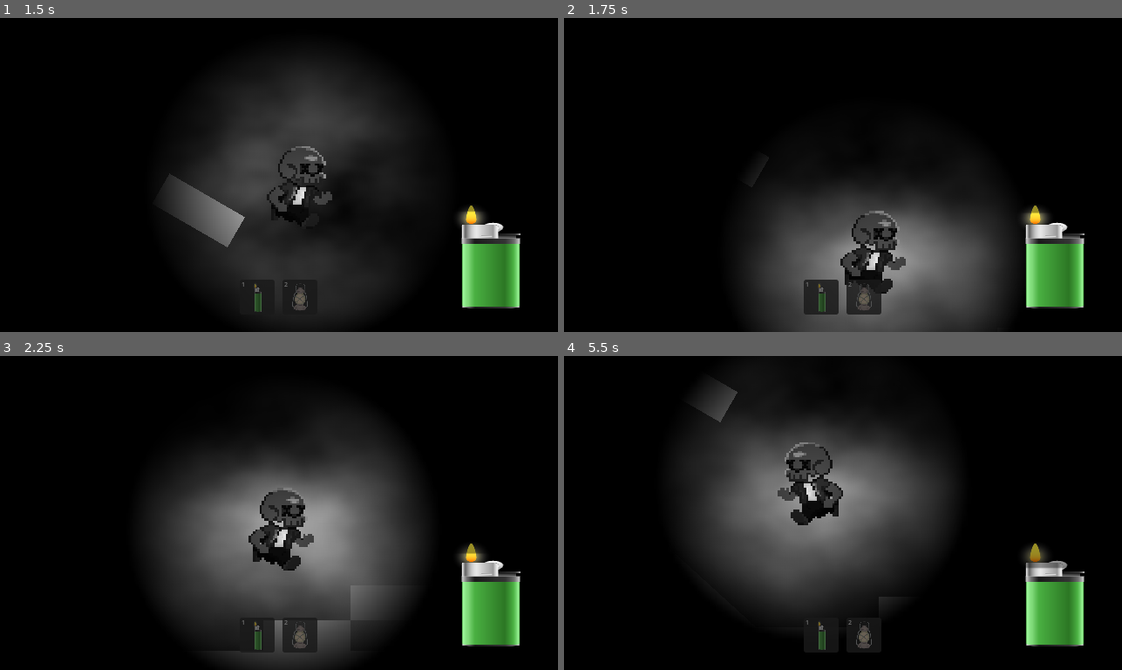
Above: before the commit, frames 1-4 (two rows, left to right).
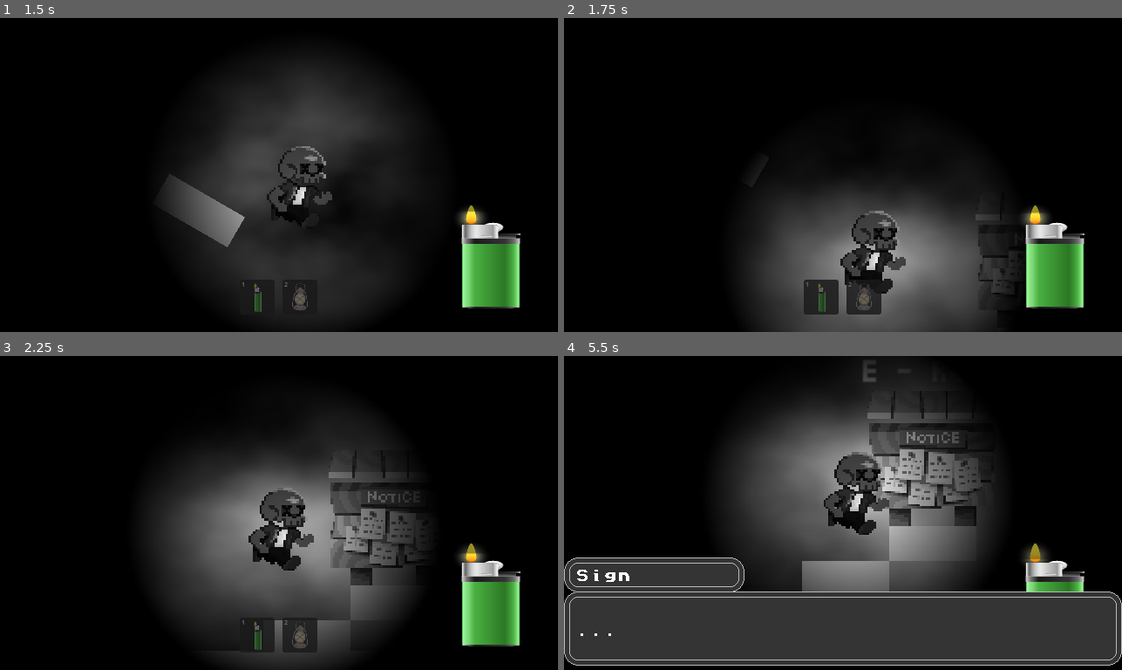
Above: after the commit, the same moments.

Repository: zach-sousa-dev/monochrome-game-jam
Game: Godot game, scene res://scenes/zach-scene.tscn
The game is run twice, just before and just after one commit, with the same random seed, the same clock (stepped at 60 frames per second) and the same inputs. Sound files missing from this copy of the repository are replaced by a short silence.
Inputs (mouse positions are in pixels of both pictures, inside the frame that each line leads up to):
- Up to frame 1 (1.5 s): click (256, 297) at 0.52 s; tap Enter at 1.25 s; move the mouse to (401, 159) at 1.27 s; hold D (right) from 1.28 s (still down); tap E (interact, bound only after the commit) at 1.35 s
- Up to frame 2 (1.75 s): keep holding D (right); tap Space (jump) at 1.52, 1.55 s
- Up to frame 3 (2.25 s): tap Space (jump) at 1.82, 2.1 s; move the mouse to (167, 528) at 2.02 s; release D (right) at 2.03 s; hold A (left) from 2.03 s (still down)
- Up to frame 4 (5.5 s): tap Space (jump) at 2.27, 2.57, 3.05, 3.77, 4.07, 4.52, 4.55, 4.82, 5.27 s; tap E (interact, bound only after the commit) at 2.3, 3.8, 4.35, 5.3 s; move the mouse to (898, 443) at 2.77 s; release A (left) at 2.78 s; hold Mouse wheel up (item_next) 2.78-3.53 s; hold D (right) 2.78-4.28 s; move the mouse to (815, 575) at 3.52 s; tap Mouse wheel down (item_prev) at 3.6 s; move the mouse to (1010, 560) at 4.27 s; hold A (left) from 4.28 s (still down); move the mouse to (675, 465) at 5.02 s; tap Enter at 5.1 s

Frame 1 is identical in both runs. In frame 2, 0.1% of the frame differs, in the area x 73-80%, y 62-89%; in frame 3, 2.2%; in frame 4, 52%, in the area x 0-100%, y 1-99%.

Commit message:
finished npc

Diff:
--- a/project.godot
+++ b/project.godot
@@ -36,6 +36,31 @@
 
 [input]
 
+up={
+"deadzone": 0.2,
+"events": [Object(InputEventKey,"resource_local_to_scene":false,"resource_name":"","device":-1,"window_id":0,"alt_pressed":false,"shift_pressed":false,"ctrl_pressed":false,"meta_pressed":false,"pressed":false,"keycode":0,"physical_keycode":87,"key_label":0,"unicode":119,"location":0,"echo":false,"script":null)
+]
+}
+down={
+"deadzone": 0.2,
+"events": [Object(InputEventKey,"resource_local_to_scene":false,"resource_name":"","device":-1,"window_id":0,"alt_pressed":false,"shift_pressed":false,"ctrl_pressed":false,"meta_pressed":false,"pressed":false,"keycode":0,"physical_keycode":83,"key_label":0,"unicode":115,"location":0,"echo":false,"script":null)
+]
+}
+left={
+"deadzone": 0.2,
+"events": [Object(InputEventKey,"resource_local_to_scene":false,"resource_name":"","device":-1,"window_id":0,"alt_pressed":false,"shift_pressed":false,"ctrl_pressed":false,"meta_pressed":false,"pressed":false,"keycode":0,"physical_keycode":65,"key_label":0,"unicode":97,"location":0,"echo":false,"script":null)
+]
+}
+right={
+"deadzone": 0.2,
+"events": [Object(InputEventKey,"resource_local_to_scene":false,"resource_name":"","device":-1,"window_id":0,"alt_pressed":false,"shift_pressed":false,"ctrl_pressed":false,"meta_pressed":false,"pressed":false,"keycode":0,"physical_keycode":68,"key_label":0,"unicode":100,"location":0,"echo":false,"script":null)
+]
+}
+jump={
+"deadzone": 0.2,
+"events": [Object(InputEventKey,"resource_local_to_scene":false,"resource_name":"","device":-1,"window_id":0,"alt_pressed":false,"shift_pressed":false,"ctrl_pressed":false,"meta_pressed":false,"pressed":false,"keycode":0,"physical_keycode":32,"key_label":0,"unicode":32,"location":0,"echo":false,"script":null)
+]
+}
 item_next={
 "deadzone": 0.2,
 "events": [Object(InputEventMouseButton,"resource_local_to_scene":false,"resource_name":"","device":-1,"window_id":0,"a …(253 unchanged characters)…
@@ -49,21 +74,6 @@
 use_item={
 "deadzone": 0.2,
 "events": []
-}
-jump={
-"deadzone": 0.2,
-"events": [Object(InputEventKey,"resource_local_to_scene":false,"resource_name":"","device":-1,"window_id":0,"alt_pressed":false,"shift_pressed":false,"ctrl_pressed":false,"meta_pressed":false,"pressed":false,"keycode":0,"physical_keycode":32,"key_label":0,"unicode":32,"location":0,"echo":false,"script":null)
-]
-}
-left={
-"deadzone": 0.2,
-"events": [Object(InputEventKey,"resource_local_to_scene":false,"resource_name":"","device":-1,"window_id":0,"alt_pressed":false,"shift_pressed":false,"ctrl_pressed":false,"meta_pressed":false,"pressed":false,"keycode":0,"physical_keycode":65,"key_label":0,"unicode":97,"location":0,"echo":false,"script":null)
-]
-}
-right={
-"deadzone": 0.2,
-"events": [Object(InputEventKey,"resource_local_to_scene":false,"resource_name":"","device":-1,"window_id":0,"alt_pressed":false,"shift_pressed":false,"ctrl_pressed":false,"meta_pressed":false,"pressed":false,"keycode":0,"physical_keycode":68,"key_label":0,"unicode":100,"location":0,"echo":false,"script":null)
-]
 }
 slot_1={
 "deadzone": 0.2,
@@ -80,6 +90,11 @@
 "events": [Object(InputEventKey,"resource_local_to_scene":false,"resource_name":"","device":-1,"window_id":0,"alt_press …(191 unchanged characters)…
 ]
 }
+interact={
+"deadzone": 0.2,
+"events": [Object(InputEventKey,"resource_local_to_scene":false,"resource_name":"","device":-1,"window_id":0,"alt_pressed":false,"shift_pressed":false,"ctrl_pressed":false,"meta_pressed":false,"pressed":false,"keycode":0,"physical_keycode":69,"key_label":0,"unicode":101,"location":0,"echo":false,"script":null)
+]
+}
 
 [physics]
 
--- a/scenes/npc/dialog-box.tscn
+++ b/scenes/npc/dialog-box.tscn
@@ -1,4 +1,7 @@
 [gd_scene format=3 uid="uid://gao4s5yay046"]
+
+[ext_resource type="Theme" uid="uid://x1haa1fvyc6g" path="res://scenes/npc/dialog.tres" id="1_1fjcx"]
+[ext_resource type="Script" uid="uid://c27lusxxfhtmm" path="res://scenes/npc/dialog_box.gd" id="1_6nf5r"]
 
 [node name="DialogBox" type="Control" unique_id=1060565242]
 layout_mode = 3
@@ -7,18 +10,58 @@
 anchor_bottom = 1.0
 grow_horizontal = 2
 grow_vertical = 2
+script = ExtResource("1_6nf5r")
 
-[node name="PanelContainer" type="PanelContainer" parent="." unique_id=565916103]
+[node name="CanvasLayer" type="CanvasLayer" parent="." unique_id=453013195]
+layer = 5
+
+[node name="DialogPanel" type="Panel" parent="CanvasLayer" unique_id=780452119]
+texture_filter = 1
+offset_top = 270.0
+offset_right = 640.0
+offset_bottom = 355.0
+theme = ExtResource("1_1fjcx")
+
+[node name="MarginContainer" type="MarginContainer" parent="CanvasLayer/DialogPanel" unique_id=1043559877]
 layout_mode = 0
-offset_top = 224.0
 offset_right = 640.0
-offset_bottom = 360.0
+offset_bottom = 90.0
+theme_override_constants/margin_left = 13
+theme_override_constants/margin_top = 13
+theme_override_constants/margin_right = 13
+theme_override_constants/margin_bottom = 13
 
-[node name="RichTextLabel" type="RichTextLabel" parent="PanelContainer" unique_id=1918968700]
+[node name="DialogLabel" type="RichTextLabel" parent="CanvasLayer/DialogPanel/MarginContainer" unique_id=1918968700]
 layout_mode = 2
-text = "Ah, fella, don't hate me 'cause I'm beautiful, fella
-Maybe if you got rid of that old yee-yee ass haircut you got you'd get some bitches on your dick
-Oh, better yet, maybe Tanisha'll call your dog-ass if she ever stop fuckin' with that brain surgeon or lawyer she fucking with
-Fella..."
+offset_transform_enabled = true
+text = "Ah, fella, don't hate me 'cause I'm beautiful, fella. Ah, fella, don't hate me 'cause I'm beautiful, fella.
+"
 fit_content = true
 scroll_active = false
+vertical_alignment = 1
+
+[node name="NamePanel" type="Panel" parent="CanvasLayer" unique_id=1737369776]
+texture_filter = 1
+offset_top = 231.0
+offset_right = 207.0
+offset_bottom = 271.0
+theme = ExtResource("1_1fjcx")
+
+[node name="MarginContainer" type="MarginContainer" parent="CanvasLayer/NamePanel" unique_id=1044478138]
+layout_mode = 0
+offset_right = 207.0
+offset_bottom = 42.0
+theme_override_constants/margin_left = 13
+theme_override_constants/margin_top = 13
+theme_override_constants/margin_right = 13
+theme_override_constants/margin_bottom = 13
+
+[node name="NameLabel" type="RichTextLabel" parent="CanvasLayer/NamePanel/MarginContainer" unique_id=497292155]
+layout_mode = 2
+offset_transform_enabled = true
+text = "Lamar"
+fit_content = true
+scroll_active = false
+vertical_alignment = 1
+
+[node name="AudioStreamPlayer2D" type="AudioStreamPlayer2D" parent="." unique_id=394093675]
--- /dev/null
+++ b/scenes/npc/dialog.tres
@@ -0,0 +1,21 @@
+[gd_resource type="Theme" format=3 uid="uid://x1haa1fvyc6g"]
+
+[ext_resource type="Texture2D" uid="uid://54cqe6q2g1kr" path="res://assets/ui_assets/placeholder/dialog-box.png" id="1_gapo3"]
+[ext_resource type="FontFile" uid="uid://pfugmateh8a0" path="res://assets/ui_assets/placeholder/omelette_font/ttf/om_large_plain.ttf" id="2_oklal"]
+
+[sub_resource type="StyleBoxTexture" id="StyleBoxTexture_0pea5"]
+content_margin_left = 12.0
+content_margin_top = 12.0
+content_margin_right = 12.0
+content_margin_bottom = 12.0
+texture = ExtResource("1_gapo3")
+texture_margin_left = 13.0
+texture_margin_top = 13.0
+texture_margin_right = 13.0
+texture_margin_bottom = 13.0
+region_rect = Rect2(0, 0, 32, 32)
+
+[resource]
+default_font = ExtResource("2_oklal")
+default_font_size = 0
+Panel/styles/panel = SubResource("StyleBoxTexture_0pea5")
--- /dev/null
+++ b/scenes/npc/dialog_box.gd
@@ -0,0 +1,49 @@
+class_name DialogBox
+extends Control
+
+static var dialog_box_scene: PackedScene = load("res://scenes/npc/dialog-box.tscn")
+
+@onready var name_label = $CanvasLayer/NamePanel/MarginContainer/NameLabel
+@onready var dialog_label = $CanvasLayer/DialogPanel/MarginContainer/DialogLabel
+@onready var voice_player = $"AudioStreamPlayer2D"
+
+@export var dialog_name: String
+@export var dialog_text: String
+@export var letters_per_second: float = 0.1
+@export var voice_sound: AudioStream
+
+var elapsed_time_since_last_letter: float = 0
+
+func _ready() -> void:
+	name_label.text = dialog_name
+	dialog_label.text = dialog_text
+	dialog_label.visible_characters = 0
+	voice_player.stream = voice_sound
+
+func _process(delta: float) -> void:
+	elapsed_time_since_last_letter += delta
+	if elapsed_time_since_last_letter < letters_per_second: return
+
+	elapsed_time_since_last_letter = 0
+
+	if dialog_label.visible_characters < dialog_label.get_total_character_count():
+		dialog_label.visible_characters += 1
+		voice_player.pitch_scale = randf_range(0.85, 1.0)
+		if has_letters(dialog_label.text[dialog_label.visible_characters - 1]): voice_player.play()
+
+# Factory/constructor function
+static func construct_dialog(dialog_name: String, dialog_text: String, letters_per_second: float, voice_sound: AudioStream) -> DialogBox:
+	var new_dialog_box: DialogBox = dialog_box_scene.instantiate()
+	new_dialog_box.dialog_name = dialog_name
+	new_dialog_box.dialog_text = dialog_text
+	new_dialog_box.letters_per_second = letters_per_second
+	new_dialog_box.voice_sound = voice_sound
+	return new_dialog_box
+
+func has_letters(string: String):
+	var regex = RegEx.new()
+	regex.compile("[a-zA-Z]+")
+	if regex.search(str(string)):
+		return true
+	else:
+		return false
--- a/scenes/npc/npc.gd
+++ b/scenes/npc/npc.gd
@@ -1,25 +1,69 @@
+# You shouldn't have to change any code in this script.
+# All options and dialog can be configured and writted in the inspector.
+# If you want to change the look of the NPC, in the Scene panel,
+# right click on the NPC node and enable editable children.
+# Note: If you want an event to occur after the conversation, you can connect
+# to the NPC's dialog_complete signal.
+
+
 extends Node2D
 
-
+@export_category("Config")
 @export var player_group: String
-@export var label_text: String
+@export var interact_label_text: String
 @export var scene_node: NodePath
 
-@onready var label: Label = $Control/Label
+@export_category("Dialog Options")
+@export var seconds_per_letter: float = 0.1
+@export var voice_sound: AudioStream
+@export var speeches: Array[Speech]
+
+@onready var label: RichTextLabel = $InteractLabel
+
+var touching_player: bool = false
+var current_speech_index: int = 0
+var current_dialog_box: DialogBox
+signal dialog_complete
 
 func _ready() -> void:
 	connect("body_entered", _on_body_entered)
 	connect("body_exited", _on_body_exited)
-	label.text = label_text
+	label.text = interact_label_text
 	label.visible = false
+
+
+
+func _process(delta: float) -> void:
+	if Input.is_action_just_pressed("interact") && touching_player:
+	 	# pause time for everything but this, this node's process mode is set to always, so it will ignore this and keep running
+		get_tree().paused = true
+
+		if current_dialog_box: current_dialog_box.queue_free() # remove old dialog
+
+		if current_speech_index > speeches.size() - 1:
+			# end dialog
+			current_speech_index = 0
+			get_tree().paused = false
+			dialog_complete.emit()
+			return
+
+		# construct new dialog box
+		current_dialog_box = DialogBox.construct_dialog(speeches[current_speech_index].name, speeches[current_speech_index].dialog, seconds_per_letter, voice_sound)
+		add_child(current_dialog_box)
+		current_speech_index += 1 # go to next dialog
+
+
 
 func _on_body_entered(body: Node2D) -> void:
 	if not body.is_in_group(player_group): return
 	label.visible = true
-	print("entered")
+	touching_player = true
 	label.reparent(get_node(scene_node))
+
+
 
 func _on_body_exited(body: Node2D) -> void:
 	if not body.is_in_group(player_group): return
 	label.visible = false
+	touching_player = false
 	label.reparent(self)
--- a/scenes/npc/npc.tscn
+++ b/scenes/npc/npc.tscn
@@ -2,7 +2,20 @@
 
 [ext_resource type="Texture2D" uid="uid://hvsf8phswr3l" path="res://assets/sprites/npcs/placeholder/eli1.png" id="1_dpyoa"]
 [ext_resource type="Script" uid="uid://bcw7uxrh0f60n" path="res://scenes/npc/npc.gd" id="1_r4bp4"]
+[ext_resource type="AudioStream" uid="uid://b7eah2nxpvxa1" path="res://assets/sounds/npc/placeholder/talk.wav" id="2_ay68w"]
 [ext_resource type="Texture2D" uid="uid://raeuda7gos8x" path="res://assets/sprites/npcs/placeholder/eli2.png" id="2_r4bp4"]
+[ext_resource type="Script" uid="uid://c66jua0epg6uf" path="res://scenes/npc/speech.gd" id="2_woxlu"]
+[ext_resource type="FontFile" uid="uid://dm1a5r2el8jk0" path="res://assets/ui_assets/placeholder/omelette_font/ttf/om_small_plain.ttf" id="6_ay68w"]
+
+[sub_resource type="Resource" id="Resource_dpyoa"]
+script = ExtResource("2_woxlu")
+metadata/_custom_type_script = "uid://c66jua0epg6uf"
+
+[sub_resource type="Resource" id="Resource_r4bp4"]
+script = ExtResource("2_woxlu")
+name = "Lamar"
+dialog = "Ah, fella, don't hate me 'cause I'm beautiful, fella"
+metadata/_custom_type_script = "uid://c66jua0epg6uf"
 
 [sub_resource type="SpriteFrames" id="SpriteFrames_2vina"]
 animations = [{
@@ -21,14 +34,11 @@
 [sub_resource type="RectangleShape2D" id="RectangleShape2D_q4mm8"]
 size = Vector2(32, 29)
 
-[sub_resource type="CanvasItemMaterial" id="CanvasItemMaterial_dpyoa"]
-light_mode = 1
-
-[sub_resource type="LabelSettings" id="LabelSettings_dpyoa"]
-font_size = 10
-
-[node name="Npc" type="Area2D" unique_id=71207571]
+[node name="NPC" type="Area2D" unique_id=71207571]
+process_mode = 3
 script = ExtResource("1_r4bp4")
+voice_sound = ExtResource("2_ay68w")
+speeches = Array[ExtResource("2_woxlu")]([SubResource("Resource_dpyoa"), SubResource("Resource_r4bp4")])
 
 [node name="AnimatedSprite2D" type="AnimatedSprite2D" parent="." unique_id=9266485]
 texture_filter = 1
@@ -41,21 +51,14 @@
 position = Vector2(0, 1.5)
 shape = SubResource("RectangleShape2D_q4mm8")
 
-[node name="Control" type="Control" parent="." unique_id=1637792268]
-layout_mode = 3
-anchors_preset = 0
-offset_left = -58.0
-offset_top = -27.0
-offset_right = 58.0
-offset_bottom = -13.0
-
-[node name="Label" type="Label" parent="Control" unique_id=2034346182]
-material = SubResource("CanvasItemMaterial_dpyoa")
-layout_mode = 0
-offset_left = 3.0
-offset_right = 113.0
-offset_bottom = 14.0
-text = "[E] Talk"
-label_settings = SubResource("LabelSettings_dpyoa")
+[node name="InteractLabel" type="RichTextLabel" parent="." unique_id=325016164]
+offset_left = -51.0
+offset_top = -31.0
+offset_right = 51.0
+offset_bottom = -15.0
+theme_override_fonts/normal_font = ExtResource("6_ay68w")
+text = "Talk"
+fit_content = true
+scroll_active = false
 horizontal_alignment = 1
 vertical_alignment = 1
--- /dev/null
+++ b/scenes/npc/speech.gd
@@ -0,0 +1,5 @@
+class_name Speech
+extends Resource
+
+@export var name: String = "Franklin"
+@export var dialog: String = "Man, fuck you. I'll see you at work."
--- a/scenes/zach-scene.tscn
+++ b/scenes/zach-scene.tscn
@@ -1,13 +1,125 @@
 [gd_scene format=3 uid="uid://dywlmpj2bq55s"]
 
 [ext_resource type="PackedScene" uid="uid://dd4d7wdo1184u" path="res://scenes/player/player.tscn" id="1_ia4q5"]
+[ext_resource type="Script" uid="uid://c66jua0epg6uf" path="res://scenes/npc/speech.gd" id="2_hrqc2"]
 [ext_resource type="Texture2D" uid="uid://cpi7kaxfadgg2" path="res://assets/sprites/player/placeholder/vignette.png" id="2_ocyxy"]
 [ext_resource type="PackedScene" uid="uid://di5cl76maifjy" path="res://scenes/npc/npc.tscn" id="3_qlt7d"]
+[ext_resource type="Texture2D" uid="uid://sqgomagrdbto" path="res://assets/sprites/npcs/placeholder/sign.png" id="3_rx80j"]
 
 [sub_resource type="FastNoiseLite" id="FastNoiseLite_qlt7d"]
 
 [sub_resource type="NoiseTexture2D" id="NoiseTexture2D_ocyxy"]
 noise = SubResource("FastNoiseLite_qlt7d")
+
+[sub_resource type="Resource" id="Resource_hrqc2"]
+script = ExtResource("2_hrqc2")
+name = "Ile"
+dialog = "That guy over there reeks of..."
+metadata/_custom_type_script = "uid://c66jua0epg6uf"
+
+[sub_resource type="Resource" id="Resource_ga1ex"]
+script = ExtResource("2_hrqc2")
+name = "Ile"
+dialog = "..."
+metadata/_custom_type_script = "uid://c66jua0epg6uf"
+
+[sub_resource type="Resource" id="Resource_o3oms"]
+script = ExtResource("2_hrqc2")
+name = "Ile"
+dialog = "..................."
+metadata/_custom_type_script = "uid://c66jua0epg6uf"
+
+[sub_resource type="Resource" id="Resource_ar3ua"]
+script = ExtResource("2_hrqc2")
+name = "Ile"
+dialog = "........................................."
+metadata/_custom_type_script = "uid://c66jua0epg6uf"
+
+[sub_resource type="Resource" id="Resource_c1iva"]
+script = ExtResource("2_hrqc2")
+name = "You"
+dialog = "Bro what."
+metadata/_custom_type_script = "uid://c66jua0epg6uf"
+
+[sub_resource type="Resource" id="Resource_061we"]
+script = ExtResource("2_hrqc2")
+name = "Ile"
+dialog = "...cheese."
+metadata/_custom_type_script = "uid://c66jua0epg6uf"
+
+[sub_resource type="Resource" id="Resource_rx80j"]
+script = ExtResource("2_hrqc2")
+name = "Sign"
+dialog = "NOTICE"
+metadata/_custom_type_script = "uid://c66jua0epg6uf"
+
+[sub_resource type="Resource" id="Resource_0vcjt"]
+script = ExtResource("2_hrqc2")
+name = "Sign"
+dialog = "Know dis dick in yo mouth!"
+metadata/_custom_type_script = "uid://c66jua0epg6uf"
+
+[sub_resource type="Resource" id="Resource_grteb"]
+script = ExtResource("2_hrqc2")
+name = "Sign"
+dialog = "..."
+metadata/_custom_type_script = "uid://c66jua0epg6uf"
+
+[sub_resource type="Resource" id="Resource_nc6ft"]
+script = ExtResource("2_hrqc2")
+name = "Sign"
+dialog = "Hah, gottem."
+metadata/_custom_type_script = "uid://c66jua0epg6uf"
+
+[sub_resource type="SpriteFrames" id="SpriteFrames_hrqc2"]
+animations = [{
+"frames": [{
+"duration": 1.0,
+"texture": ExtResource("3_rx80j")
+}],
+"loop": 1,
+"name": &"default",
+"speed": 5.0
+}]
+
+[sub_resource type="RectangleShape2D" id="RectangleShape2D_ibh68"]
+size = Vector2(60, 63)
+
+[sub_resource type="Resource" id="Resource_6nf5r"]
+script = ExtResource("2_hrqc2")
+name = "Eli"
+dialog = "...I hate the smell"
+metadata/_custom_type_script = "uid://c66jua0epg6uf"
+
+[sub_resource type="Resource" id="Resource_bl2hb"]
+script = ExtResource("2_hrqc2")
+name = "Eli"
+dialog = "I just think of anesthesia"
+metadata/_custom_type_script = "uid://c66jua0epg6uf"
+
+[sub_resource type="Resource" id="Resource_ibh68"]
+script = ExtResource("2_hrqc2")
+name = "Eli"
+dialog = "..."
+metadata/_custom_type_script = "uid://c66jua0epg6uf"
+
+[sub_resource type="Resource" id="Resource_fiaps"]
+script = ExtResource("2_hrqc2")
+name = "Eli"
+dialog = "reminds me of when I got tubes in my ears"
+metadata/_custom_type_script = "uid://c66jua0epg6uf"
+
+[sub_resource type="Resource" id="Resource_0oo3m"]
+script = ExtResource("2_hrqc2")
+name = "Eli"
+dialog = "the smell was disgusting and the experience was unpleasant"
+metadata/_custom_type_script = "uid://c66jua0epg6uf"
+
+[sub_resource type="Resource" id="Resource_15swg"]
+script = ExtResource("2_hrqc2")
+name = "Eli"
+dialog = "(painful)"
+metadata/_custom_type_script = "uid://c66jua0epg6uf"
 
 [sub_resource type="RectangleShape2D" id="RectangleShape2D_oiw2g"]
 size = Vector2(40, 16)
@@ -47,11 +159,43 @@
 scale = Vector2(2.0234375, 1.4355469)
 texture = SubResource("NoiseTexture2D_ocyxy")
 
-[node name="Npc" parent="." unique_id=1249647520 instance=ExtResource("3_qlt7d")]
+[node name="UselessNPC" parent="." unique_id=71207571 instance=ExtResource("3_qlt7d")]
+position = Vector2(274, 112)
+player_group = "player"
+interact_label_text = "E - Talk"
+scene_node = NodePath("..")
+seconds_per_letter = 0.05
+speeches = Array[ExtResource("2_hrqc2")]([SubResource("Resource_hrqc2"), SubResource("Resource_ga1ex"), SubResource("Resource_o3oms"), SubResource("Resource_ar3ua"), SubResource("Resource_c1iva"), SubResource("Resource_061we")])
+
+[node name="Sign" parent="." unique_id=1423285122 instance=ExtResource("3_qlt7d")]
+position = Vector2(116, 64)
+player_group = "player"
+interact_label_text = "E - Read"
+scene_node = NodePath("..")
+seconds_per_letter = 0.05
+voice_sound = null
+speeches = Array[ExtResource("2_hrqc2")]([SubResource("Resource_rx80j"), SubResource("Resource_0vcjt"), SubResource("Resource_grteb"), SubResource("Resource_nc6ft")])
+
+[node name="AnimatedSprite2D" parent="Sign" index="0" unique_id=9266485]
+sprite_frames = SubResource("SpriteFrames_hrqc2")
+animation = &"default"
+autoplay = ""
+frame_progress = 0.0
+
+[node name="CollisionShape2D" parent="Sign" index="1" unique_id=1584941531]
+shape = SubResource("RectangleShape2D_ibh68")
+
+[node name="InteractLabel" parent="Sign" index="2" unique_id=325016164]
+offset_top = -46.0
+offset_bottom = -30.0
+
+[node name="NPC" parent="." unique_id=1249647520 instance=ExtResource("3_qlt7d")]
 position = Vector2(196, 80)
 player_group = "player"
-label_text = "E"
+interact_label_text = "E - Talk"
 scene_node = NodePath("..")
+seconds_per_letter = 0.05
+speeches = Array[ExtResource("2_hrqc2")]([SubResource("Resource_6nf5r"), SubResource("Resource_bl2hb"), SubResource("Resource_ibh68"), SubResource("Resource_fiaps"), SubResource("Resource_0oo3m"), SubResource("Resource_15swg")])
 
 [node name="Environment" type="Node2D" parent="." unique_id=1869862551]
 
@@ -155,3 +299,5 @@
 position = Vector2(7.6293945e-06, 3.8146973e-06)
 scale = Vector2(0.3273148, 0.3273148)
 texture = ExtResource("2_ocyxy")
+
+[editable path="Sign"]
Not shown, added: assets/sounds/npc/placeholder/talk.wav.import
Binary file added: assets/sprites/npcs/placeholder/sign.png
Not shown, added: assets/sprites/npcs/placeholder/sign.png.import
Binary file added: assets/ui_assets/placeholder/dialog-box.png
Not shown, added: assets/ui_assets/placeholder/dialog-box.png.import
Binary file added: assets/ui_assets/placeholder/omelette_font/ttf/om_icons_shadow_outline.ttf
Not shown, added: assets/ui_assets/placeholder/omelette_font/ttf/om_icons_shadow_outline.ttf.import
Binary file added: assets/ui_assets/placeholder/omelette_font/ttf/om_icons_silhouette.ttf
Not shown, added: assets/ui_assets/placeholder/omelette_font/ttf/om_icons_silhouette.ttf.import
Binary file added: assets/ui_assets/placeholder/omelette_font/ttf/om_large_hshadow_outline.ttf
Not shown, added: assets/ui_assets/placeholder/omelette_font/ttf/om_large_hshadow_outline.ttf.import
Binary file added: assets/ui_assets/placeholder/omelette_font/ttf/om_large_plain.ttf
(and 36 more such lines)
